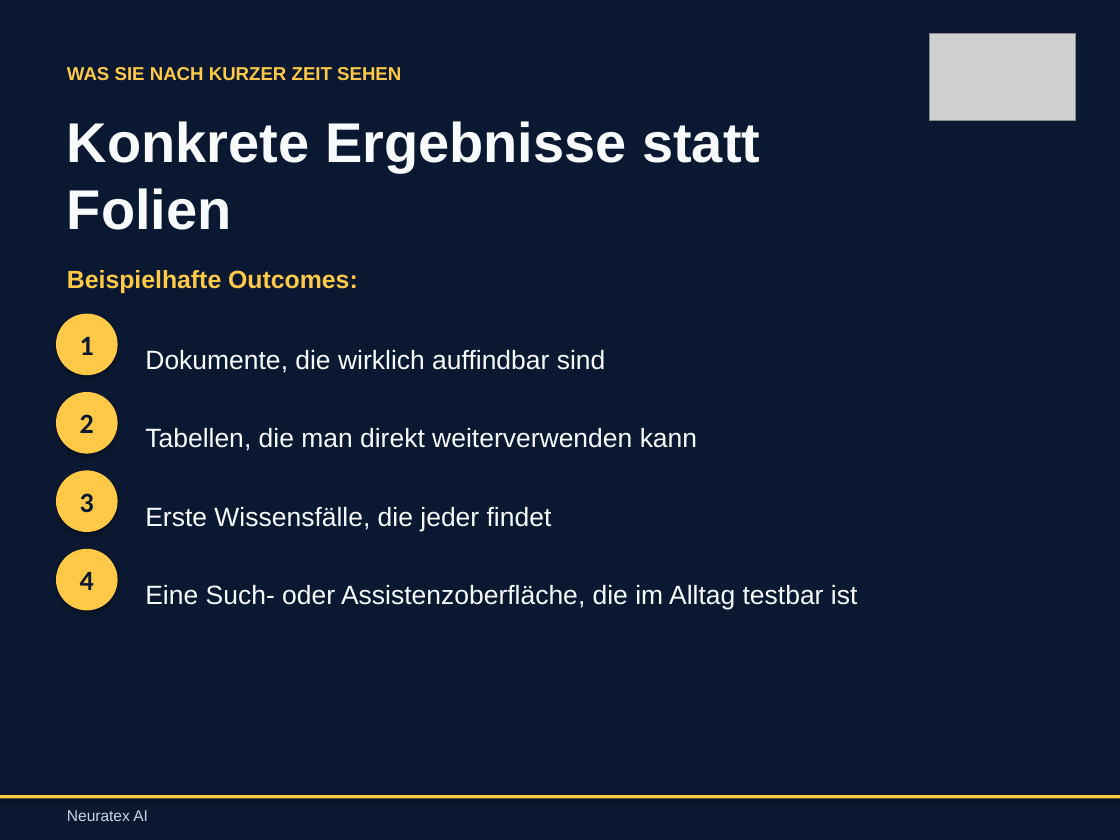
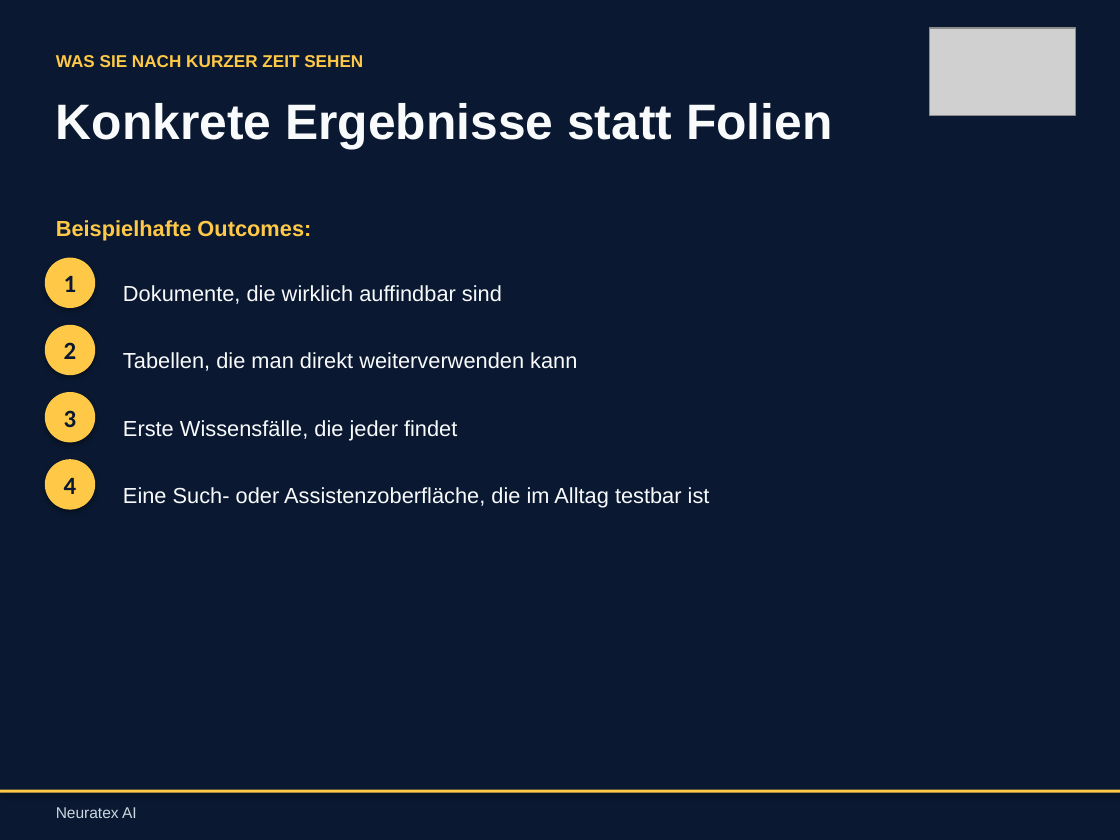
Before and after one commit to philxnovatex/ki-beratung_website, a slide deck: slide 13 of presentations/Neuratex_AI_Praesentation.pptx. Drawn at 1120x840 pixels with LibreOffice and Linux fonts; fonts in the diff are those of the drawing; grey boxes stand for pictures. Boxes give left, top, right and bottom in pixels: in the first picture for what was removed or moved away, otherwise in the second. Text is boxed around its words. In the diff, an @@ line names an element or a change of style, - is before the commit and + after.

```diff
--- a/presentations/Neuratex_AI_Praesentation.pptx
+++ b/presentations/Neuratex_AI_Praesentation.pptx
@@ picture moved from (x1=930, y1=34, x2=1075, y2=121) to (x1=930, y1=28, x2=1075, y2=115) @@
@@ text "WAS SIE NACH KURZER ZEIT ..." moved from (x1=67, y1=67, x2=401, y2=81) to (x1=56, y1=55, x2=363, y2=67) @@
@@ text "WAS SIE NACH KURZER ZEIT ..." at (x1=56, y1=55, x2=363, y2=67): size 12 to 11 pt @@
@@ text "Konkrete Ergebnisse statt Folien" moved from (x1=67, y1=121, x2=760, y2=230) to (x1=56, y1=103, x2=832, y2=149) @@
@@ text "Konkrete Ergebnisse statt Folien" at (x1=56, y1=103, x2=832, y2=149): size 36 to 32 pt @@
@@ text "Beispielhafte Outcomes:" moved from (x1=67, y1=270, x2=358, y2=293) to (x1=56, y1=220, x2=311, y2=241) @@
@@ text "Beispielhafte Outcomes:" at (x1=56, y1=220, x2=311, y2=241): size 16 to 14 pt; line spacing 1.4 to 1.3 @@
@@ ellipse "1" resized from (x1=56, y1=314, x2=118, y2=375) to (x1=45, y1=258, x2=95, y2=308) @@
@@ text "Dokumente, die wirklich auffindbar sind" moved from (x1=145, y1=349, x2=606, y2=373) to (x1=123, y1=285, x2=502, y2=304) @@
@@ ellipse "2" resized from (x1=56, y1=392, x2=118, y2=454) to (x1=45, y1=325, x2=95, y2=375) @@
@@ text "Tabellen, die man direkt weiterverwenden ..." moved from (x1=145, y1=427, x2=697, y2=451) to (x1=123, y1=352, x2=577, y2=371) @@
@@ ellipse "3" resized from (x1=56, y1=470, x2=118, y2=532) to (x1=45, y1=392, x2=95, y2=442) @@
@@ text "Erste Wissensfälle, die jeder findet" moved from (x1=145, y1=506, x2=552, y2=531) to (x1=123, y1=420, x2=457, y2=440) @@
@@ size 18 to 16 pt in 4 elements at (x1=45, y1=258, x2=95, y2=308), (x1=45, y1=325, x2=95, y2=375), (x1=45, y1=392, x2=95, y2=442), (x1=45, y1=459, x2=95, y2=510) @@
@@ ellipse "4" resized from (x1=56, y1=549, x2=118, y2=610) to (x1=45, y1=459, x2=95, y2=510) @@
@@ size 17 to 14 pt; line spacing 1.4 to 1.3 in 4 elements at (x1=123, y1=285, x2=502, y2=304), (x1=123, y1=352, x2=577, y2=371), (x1=123, y1=420, x2=457, y2=440), (x1=123, y1=487, x2=710, y2=507) @@
@@ text "Eine Such- oder Assistenzoberfläche, die ..." moved from (x1=145, y1=584, x2=857, y2=610) to (x1=123, y1=487, x2=710, y2=507) @@
@@ rectangle moved from (x1=0, y1=795, x2=1120, y2=799) to (x1=0, y1=790, x2=1120, y2=793) @@
@@ text "Neuratex AI" moved from (x1=67, y1=810, x2=148, y2=821) to (x1=56, y1=807, x2=137, y2=818) @@
```
Also in this commit, not shown: 14 other slides changed, 1 other file.
